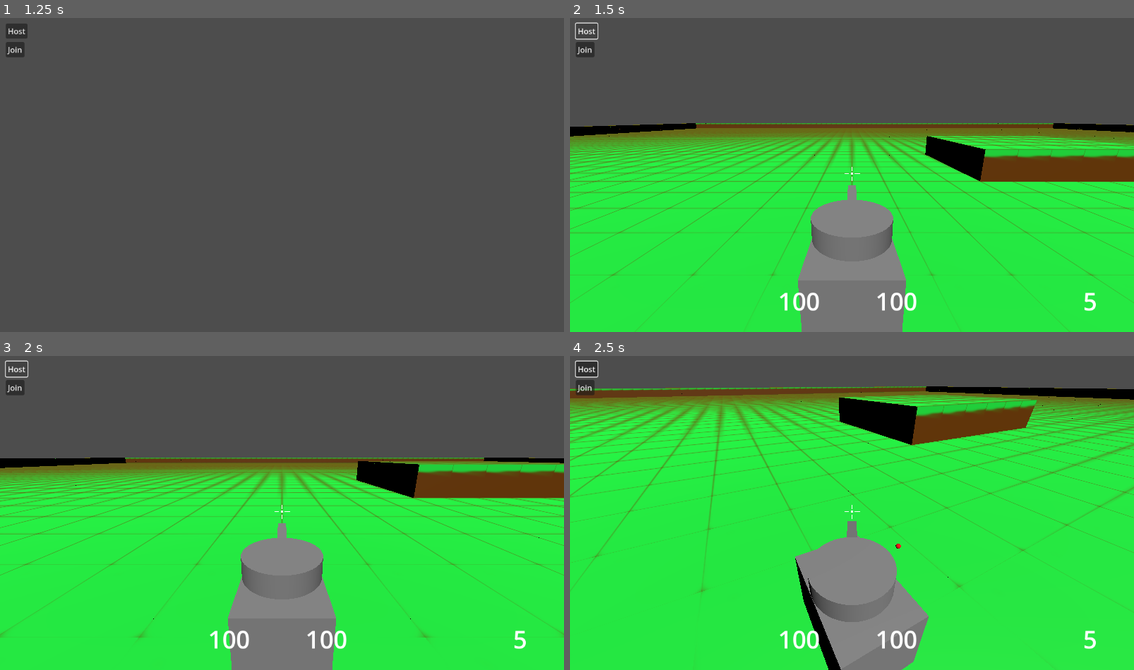
Above: before the commit, frames 1-4 (two rows, left to right).
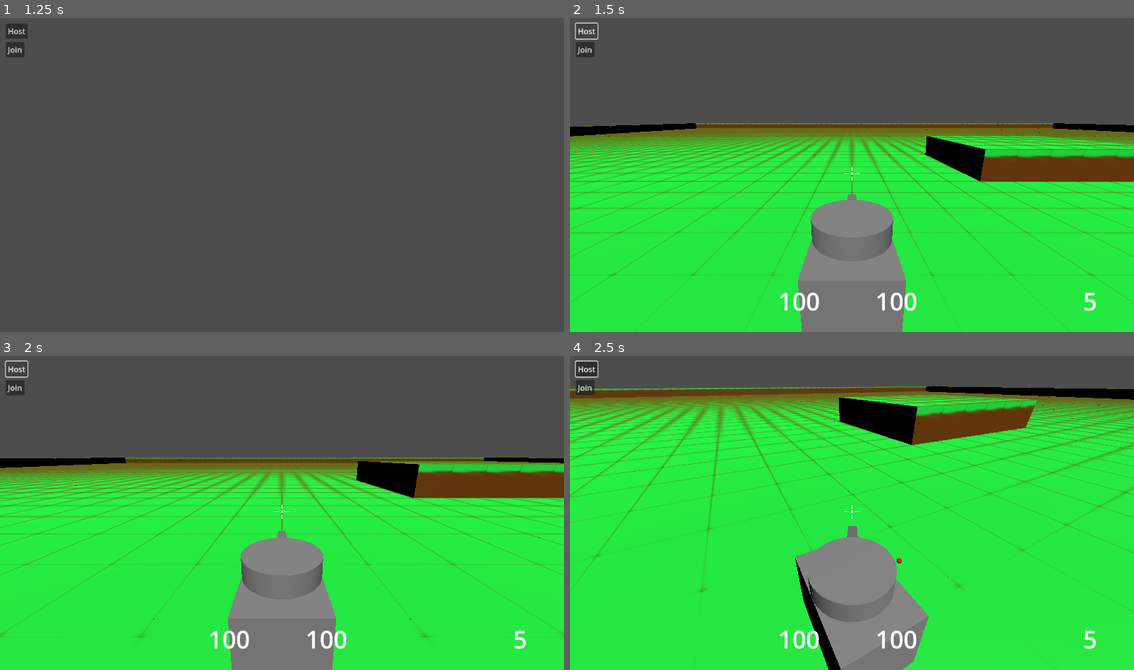
Above: after the commit, the same moments.

Repository: Coolfool3080/QuickTank
Game: Godot game, scene res://levels/multiplayer_test_map.tscn
Same seed, same stepped clock (60 frames per second), same inputs: the game is played once before the commit and once after it.
Inputs (mouse positions are in pixels of both pictures, inside the frame that each line leads up to):
- Up to frame 1 (1.25 s): tap Enter at 0.5 s; move the mouse to (406, 159) at 0.52 s; press the mouse at (406, 159) at 0.53 s; hold D (tank_rotate_right) from 0.53 s (still down)
- Up to frame 2 (1.5 s): release D (tank_rotate_right) at 1.25 s; release the mouse at (976, 159) at 1.25 s; click "Host" at 1.25 s
- Up to frame 3 (2 s): no input
- Up to frame 4 (2.5 s): move the mouse to (823, 513) at 2.02 s; hold W (tank_forward) from 2.03 s (still down); click (823, 513) at 2.1 s

Frame 1 is identical in both runs. In frame 2, less than 0.1% of the frame differs, in the area x 49-51%, y 53-57%; in frame 3, less than 0.1%; in frame 4, less than 0.1%, in the area x 49-59%, y 52-67%.

Commit message:
fixed aiming system
- tank barrel now points to, and shoots to where the crosshair is pointing using basic raycast

Diff:
--- a/scripts/tank_movement_controller.gd
+++ b/scripts/tank_movement_controller.gd
@@ -12,6 +12,7 @@
 const MOVE_SPEED = 5.0
 const ROTATION_SPEED = 1.5
 const HEAD_ROTATE_SPEED = 2.0
+const RAY_LENGTH = 1000
 
 var health: int = 100
 var armor: int = 100
@@ -70,6 +71,22 @@
 		velocity.z = move_toward(velocity.z, 0, MOVE_SPEED * 4 * delta)
 
 	move_and_slide()
+
+	var space_state = get_world_3d().direct_space_state
+	var mouse_position = get_viewport().get_mouse_position()
+	var cam = get_tree().get_root().get_node("player_camera/camera_yaw/camera_pitch/spring/Camera3D")
+
+	var origin = cam.project_ray_origin(mouse_position)
+	var end = origin + cam.project_ray_normal(mouse_position) * RAY_LENGTH
+	var query = PhysicsRayQueryParameters3D.create(origin, end)
+	query.collide_with_areas = true
+
+	var result = space_state.intersect_ray(query)
+
+	if result:
+		head_barrel.look_at(result.position)
+	else:
+		pass
 
 	#var camera_global_yaw = camera_pivot.global_transform.basis.get_euler().y
 	#var tank_yaw = global_transform.basis.get_euler().y
